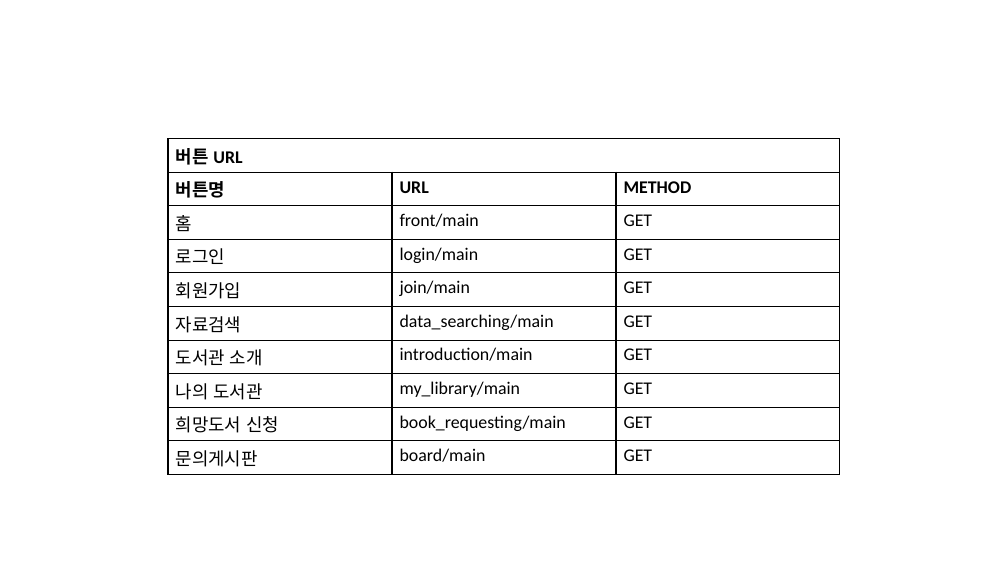
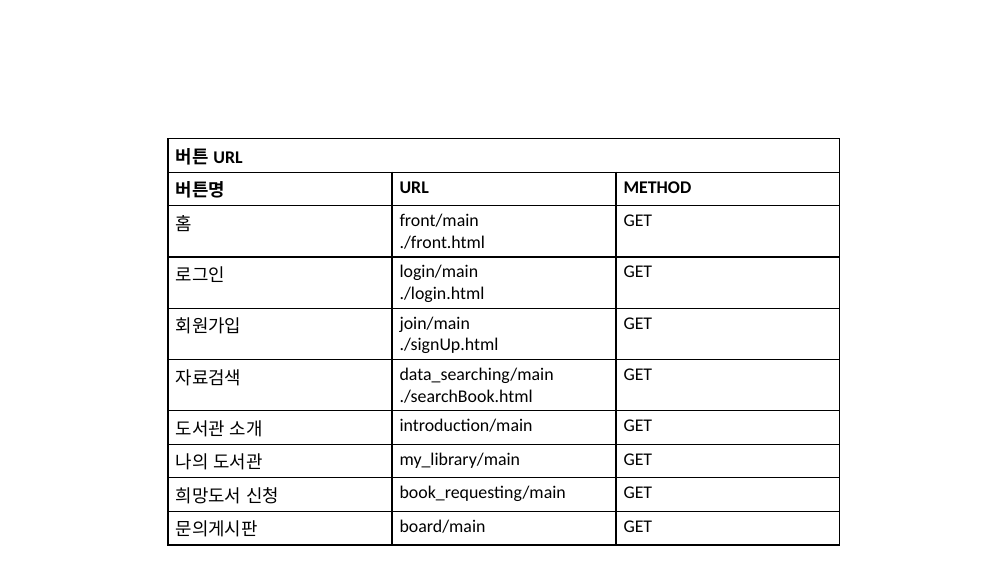
Before and after one commit to to-hworld/Library_Project, a slide deck: slide 2 of design/pageDesign.pptx. Drawn at 1008x567 pixels with LibreOffice and Linux fonts; fonts in the diff are those of the drawing. Boxes give left, top, right and bottom in pixels: in the first picture for what was removed or moved away, otherwise in the second. Text is boxed around its words. In the diff, an @@ line names an element or a change of style, - is before the commit and + after.

```diff
--- a/design/pageDesign.pptx
+++ b/design/pageDesign.pptx
@@ table at (168,138,839,541) @@
-row 3, column 2: front/main
+row 3, column 2: front/main / ./front.html
-row 4, column 2: login/main
+row 4, column 2: login/main / ./login.html
-row 5, column 2: join/main
+row 5, column 2: join/main / ./signUp.html
-row 6, column 2: data_searching/main
+row 6, column 2: data_searching/main / ./searchBook.html
```
Also in this commit, not shown: 22 other slides changed, 1 slide added, 6 other files.
